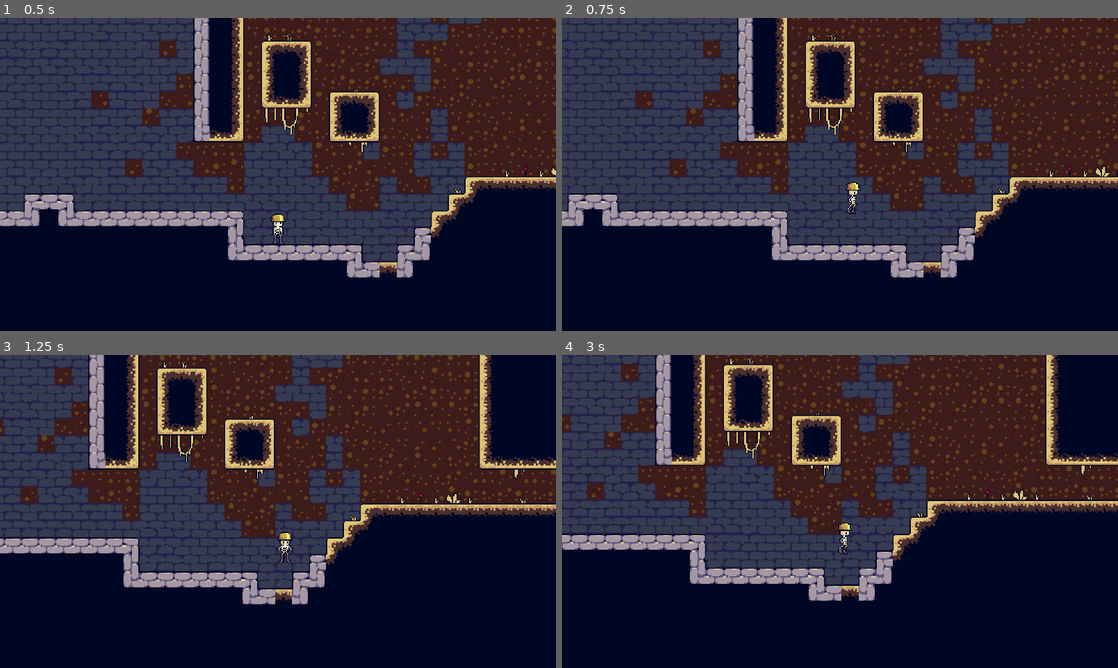
Above: before the commit, frames 1-4 (two rows, left to right).
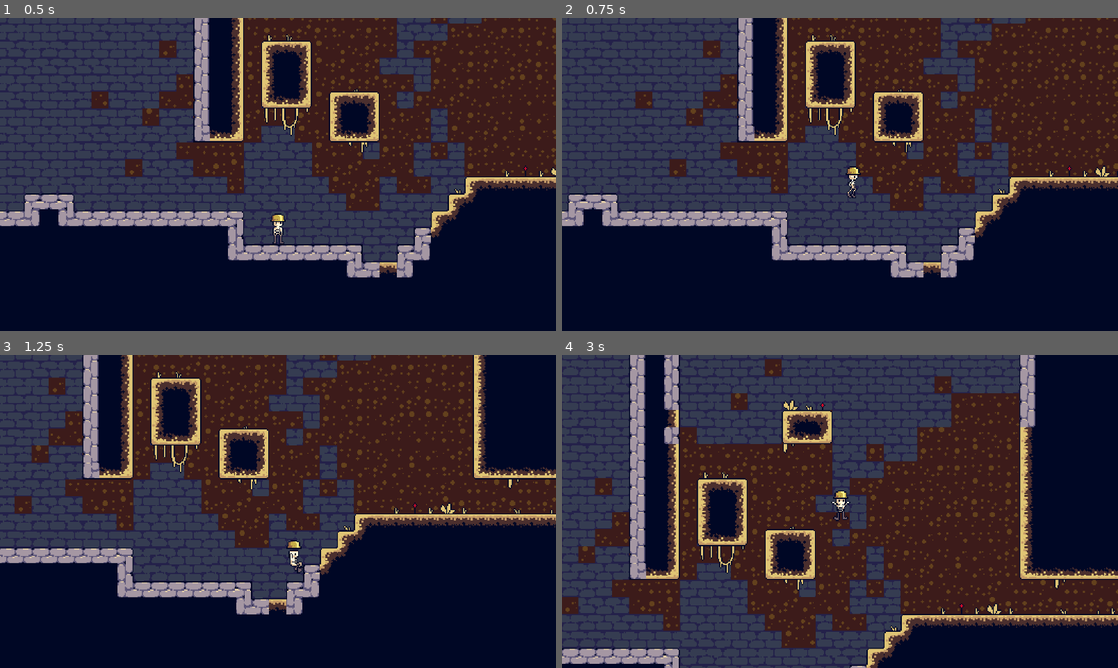
Above: after the commit, the same moments.

Repository: Lukko-Digital/You-Made-The-Dungeon
Game: Godot game, scene res://scenes/main.tscn
The game is run twice, just before and just after one commit, with the same random seed, the same clock (stepped at 60 frames per second) and the same inputs.
Inputs:
- Up to frame 1 (0.5 s): no input
- Up to frame 2 (0.75 s): hold D (right) from 0.53 s (still down); tap Space (jump) at 0.6 s
- Up to frame 3 (1.25 s): keep holding D (right); tap Space (jump) at 0.77, 1.07 s
- Up to frame 4 (3 s): tap Space (jump) at 1.35, 1.52, 1.82, 2.1, 2.85 s; release D (right) at 2.03 s; hold A (left) 2.03-2.78 s; hold D (right) from 2.78 s (still down)

Frame 1 is identical in both runs. In frame 2, 0.2% of the frame differs, in the area x 51-54%, y 47-63%; in frame 3, 29%; in frame 4, 72%, in the area x 0-100%, y 0-100%.

Commit message:
implement movement from OT knight

Diff:
--- a/scripts/player.gd
+++ b/scripts/player.gd
@@ -49,25 +49,29 @@
 
 	velocity.x = move_toward(velocity.x, direction * RUN_SPEED * run_speed_coeff, accel * accel_coeff * delta)
 
-var buffer_time = 0;
+var last_jump_input: float = INF
+var last_grounded: float = INF
+
+var is_jumping: bool
 
 func handle_movement_jump(delta: float) -> void:
+	last_jump_input += delta
+	last_grounded += delta
 
-	if buffer_time > 0:
-		if is_on_floor():
-			velocity += Vector2.UP * JUMP_SPEED
-			buffer_time = 0
-		else:
-			buffer_time -= delta
 	if Input.is_action_just_pressed("jump"):
-		if is_on_floor():
-			velocity += Vector2.UP * JUMP_SPEED
-		else:
-			buffer_time = COYOTE_TIME_SECS
+		last_jump_input = 0.0
 
+	if is_on_floor():
+		last_grounded = 0.0
+		is_jumping = false
 
-	if velocity.y < -100 and Input.is_action_just_released("jump"):
-		velocity.y = -100
+	if (is_on_floor() or last_grounded <= COYOTE_TIME_SECS) and last_jump_input <= COYOTE_TIME_SECS and not is_jumping:
+		velocity.y = -JUMP_SPEED
+	else:
+		gravity_coeff = 1.0
+
+	if Input.is_action_just_released("jump"):
+		velocity.y = max(velocity.y, -100)
 
 func handle_animation():
 	# Determine input direction
